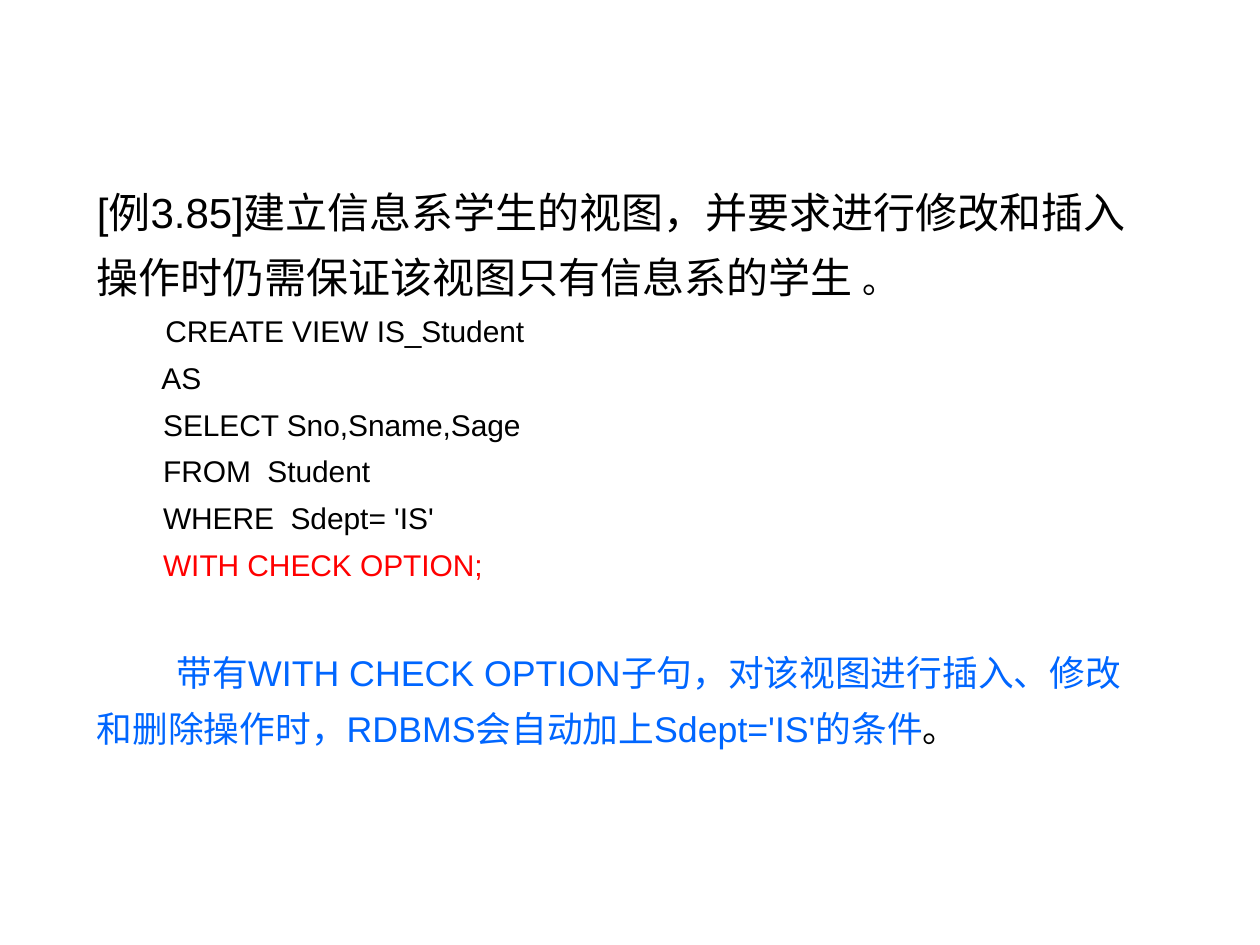
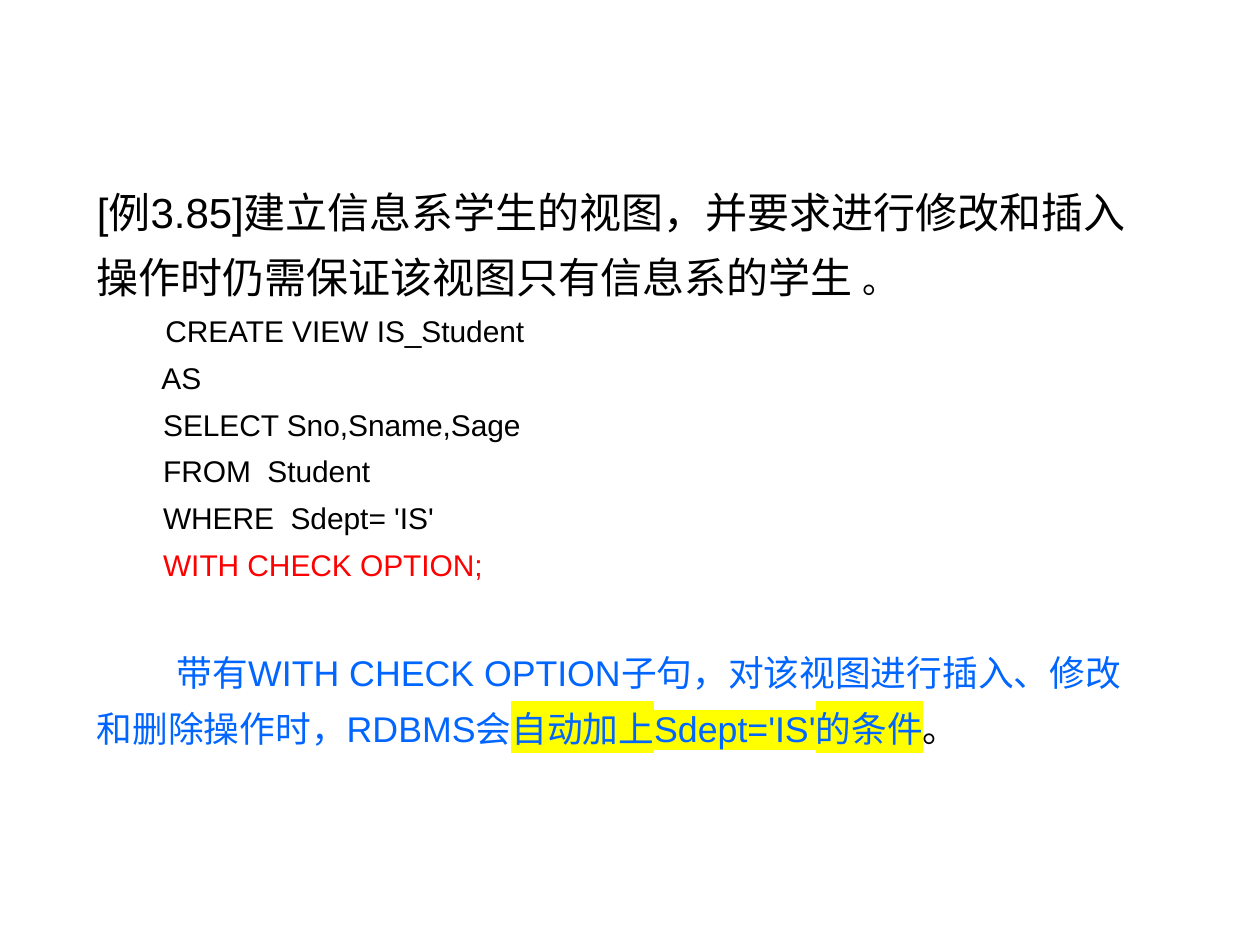
Before and after one commit to HBU/DataBase, a slide deck: slide 37 of PPT/PPT2020/DB第03章（3）-2020.pptx. Drawn at 1260x945 pixels with LibreOffice and Linux fonts; fonts in the diff are those of the drawing; background and template pictures are left out. Boxes give left, top, right and bottom in pixels: in the first picture for what was removed or moved away, otherwise in the second. Text is boxed around its words. In the diff, an @@ line names an element or a change of style, - is before the commit and + after.

```diff
--- a/PPT/PPT2020/DB第03章（3）-2020.pptx
+++ b/PPT/PPT2020/DB第03章（3）-2020.pptx
@@ text at box(97, 656, 1121, 752): highlight none to #FFFF00 in "OPTION子句，对该视图进行插入、修改和删除操作时，RDBMS会自动加上Sdept='IS'的条件。" @@
```
Also in this commit, not shown: 6 other slides changed, 1 slide added, 1 slide removed.
